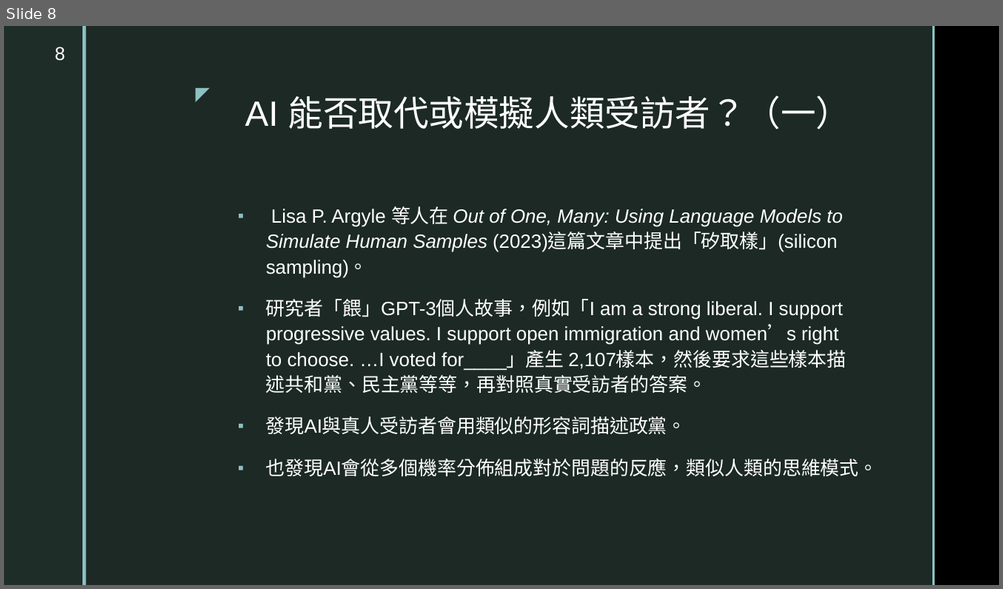
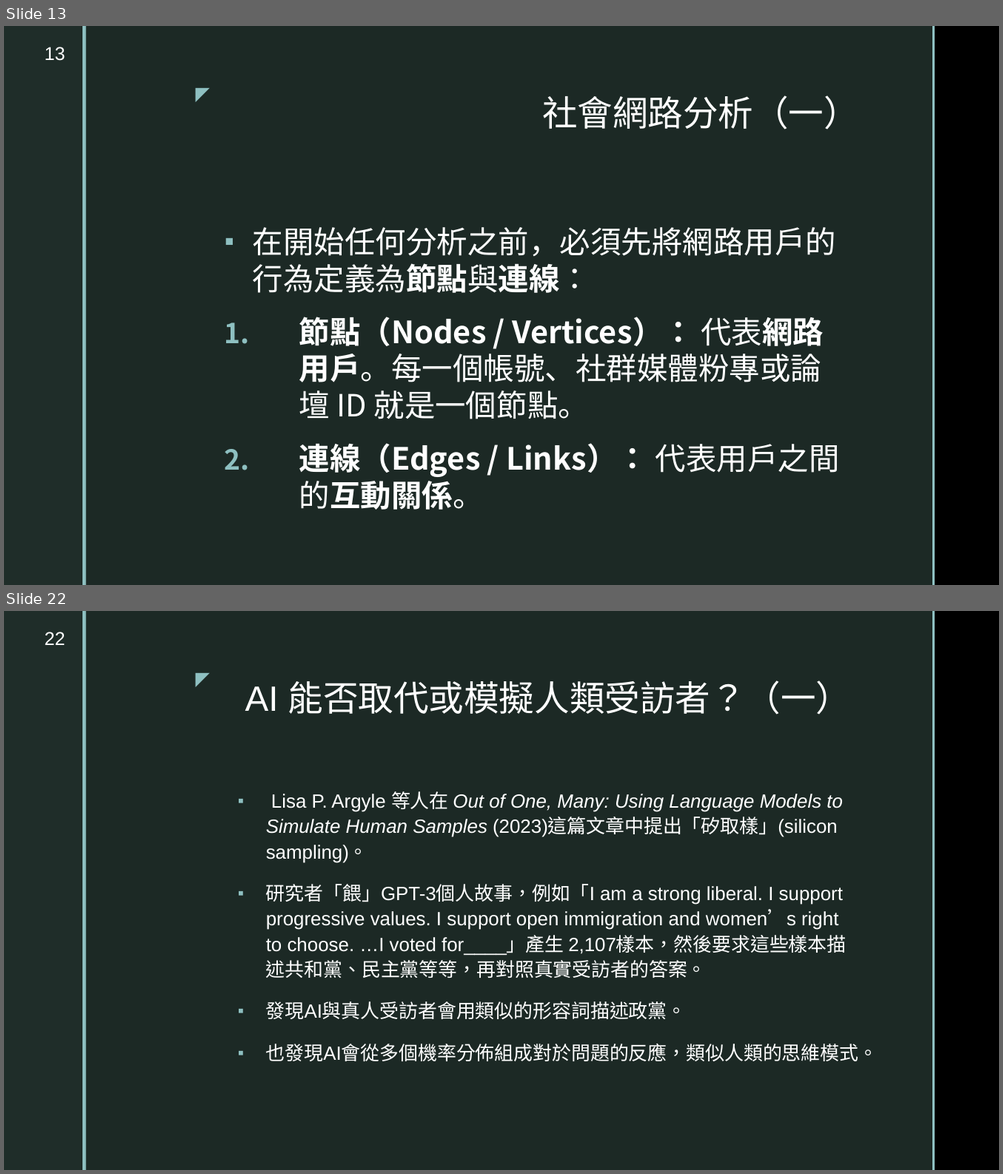
Before and after one commit to TsaiChiahung/PublicOpinion2026, a slide deck: 投影片/民意與調查Week12.pptx. Shown one above the other, each under a label of ours: slide 8 before the commit, slides 13 and 22 after it; the slides between them are not shown. The pictures are 1003x589 and 1003x1174 pixels, drawn with LibreOffice and Linux fonts; fonts in the diff are those of the drawing; background and template pictures are left out. Boxes give left, top, right and bottom in pixels: in the first picture for what was removed or moved away, otherwise in the second. Text is boxed around its words. In the diff, an @@ line names an element or a change of style, - is before the commit and + after.

```diff
--- a/投影片/民意與調查Week12.pptx
+++ b/投影片/民意與調查Week12.pptx
@@ slide 13 added at <box>4,26,999,585</box>, background picture (left out); not listed: 5 template elements that a slide beside it also shows @@
@@ page number added at <box>45,47,65,61</box>, 18 pt, text #FFFFFF @@
+13
@@ title added at <box>542,96,859,130</box>, 34 pt, text #FFFFFF @@
+社會網路分析（一）
@@ text added at <box>253,227,839,510</box>, 29.6 pt, text #FFFFFF @@
+▪ 在開始任何分析之前，必須先將網路用戶的行為定義為節點與連線：
+1. 節點（Nodes / Vertices）： 代表網路用戶。每一個帳號、社群媒體粉專或論壇 ID 就是一個節點。
+2. 連線（Edges / Links）： 代表用戶之間的互動關係。
@@ what was slide 8 is now slide 22 @@
@@ page number at <box>45,632,65,645</box>: text changed @@
-8
+22
```
Also in this commit, not shown: 3 slides changed, 17 other slides added.
